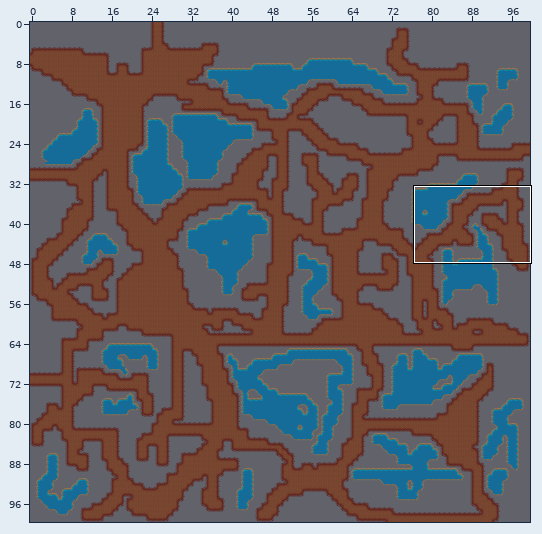
Tiled map: Myng/Content/Maps/map3.tmx. Above: a wide view before the commit, with the close-up outlined.
Close-up. First the earlier version:
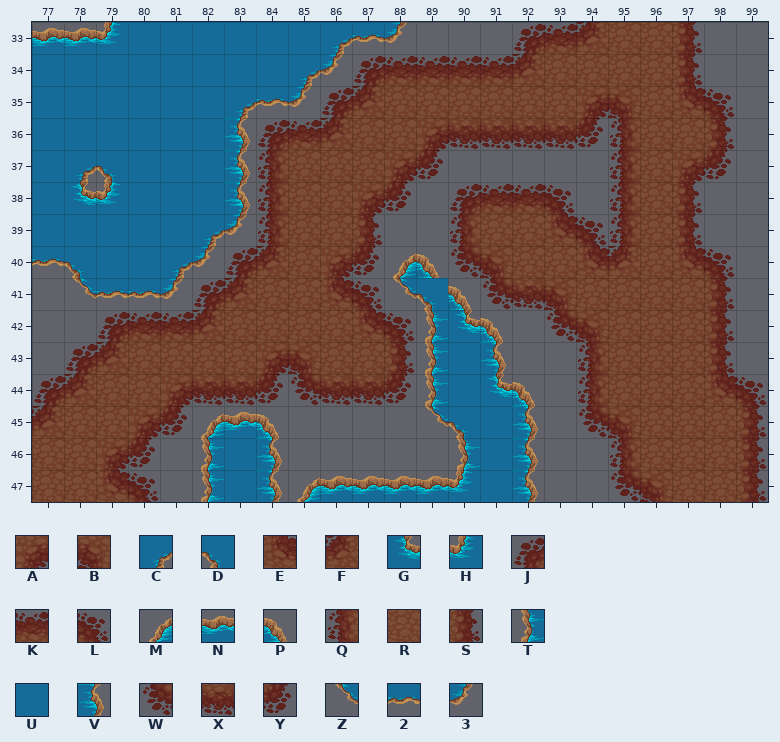
Cells are 32x32 px. Shown: x 77..99, y 33..47. Not drawn, because the pictures are missing: unchanged layer "background".
Key: from "terrain": A 7, B 8, C 28, D 29, E 39, F 40, G 60, H 61, J 70, K 71, L 72, M 91, N 92, P 93, Q 102, R 103, S 104, T 123, U 124, V 125, W 134, X 135, Y 136, Z 155, 2 156, 3 157.
_ is an empty cell.
Layers that did not change in this view are not listed.
Layer "cesta" before, first column x 77:
33 NNHUUUUUUC23___JKFRRS__
34 UUUUUUUUC3JKKKKFRRRRS__
35 UUUUUUC23JFRRRRRRABREL_
36 UUUUUUVJKFRRAXXXXYQRRS_
37 UCDUUUVQRRRAY_____QRAY_
38 UGHUUUVQRRAY_JKKL_QRS__
39 UUUUUC3QRRS__QRRELQRS__
40 2DUUC3JFRAYMPWBRREFREL_
41 _Z223JFRRELZDPWXBRRRRS_
42 __JKKFRRRRELTGP_WBRRRS_
43 _JFRRRRABRRSTUV__QRRRS_
44 JFRRAXXYWXXYTUGP_QRRREL
45 FRRAYMNP____ZDUV_WBRRRS
46 RRAY_TUV_____TUV__QRRRS
47 RREL_TUVMNNNNHUV__WBRRS
Once edited:
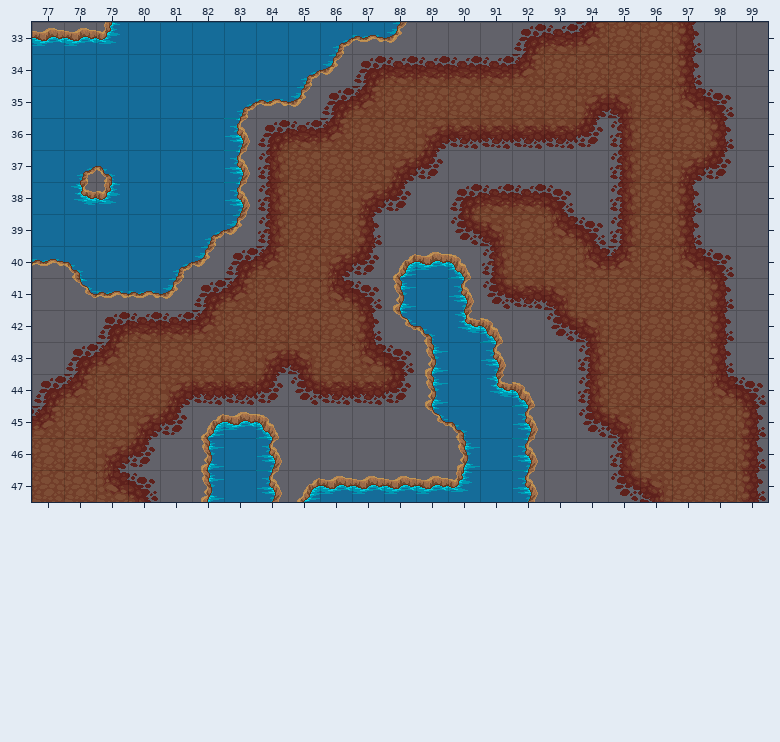
From old to new:
Layer "cesta":
Tile R becomes tile B in row 39 at x 91.
Tile T becomes tile D in row 42 at x 89.
Tile R becomes tile E in row 43 at x 87.
Tile S becomes tile L in row 43 at x 88.
Tile P becomes tile N in row 40 at x 89.
Tile W becomes tile P in row 40 at x 90.
Tile B becomes tile Q in row 40 at x 91.
Tile E becomes tile S in row 42 at x 87.
Tile Z becomes tile T in row 41 at x 88.
Tile D becomes tile U in row 41 at x 89.
Tile P becomes tile V in row 41 at x 90.
Tile Q becomes tile W in row 39 at x 90.
Tile L becomes tile Z in row 42 at x 88.
Boxes around the changes in both close-ups, in picture pixels (x1, y1, x2, y2):
changed: (352, 214, 512, 374)
